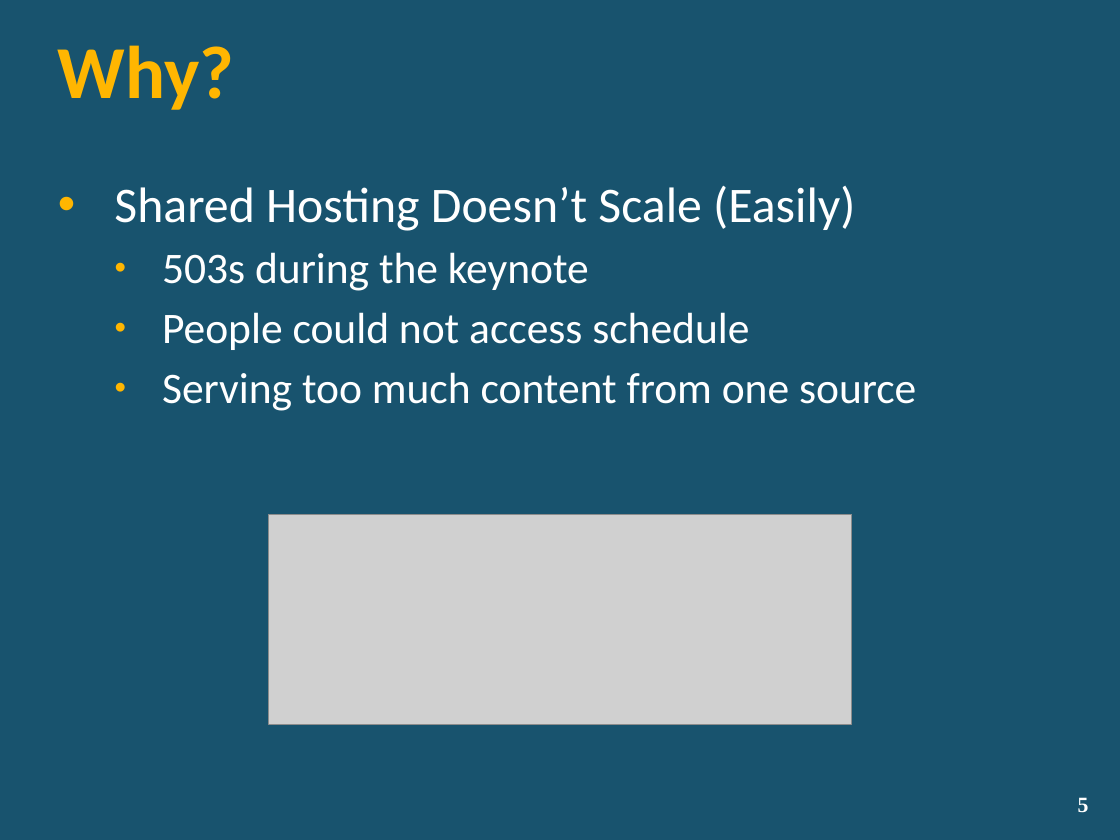
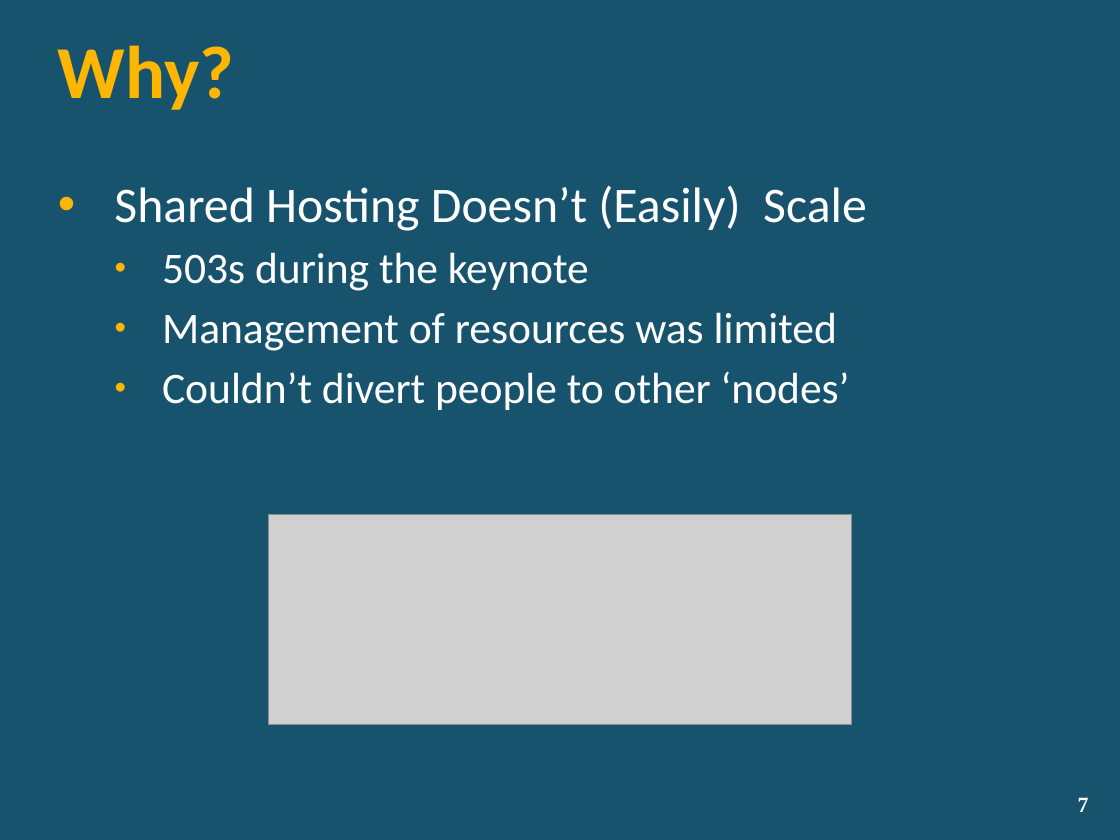
Before and after one commit to lozanotek/cloudscale, a slide deck: slide 7 of slides/CloudScale.pptx (slide 5 before the commit). Drawn at 1120x840 pixels with LibreOffice and Linux fonts; fonts in the diff are those of the drawing; grey boxes stand for pictures; background and template pictures are left out. Boxes give left, top, right and bottom in pixels: in the first picture for what was removed or moved away, otherwise in the second. Text is boxed around its words. In the diff, an @@ line names an element or a change of style, - is before the commit and + after.

Commit message:
Updated slides

```diff
--- a/slides/CloudScale.pptx
+++ b/slides/CloudScale.pptx
@@ text at (x1=114, y1=185, x2=867, y2=231): text changed @@
-• Shared Hosting Doesn’t Scale (Easily)
+• Shared Hosting Doesn’t (Easily) Scale
@@ text at (x1=162, y1=312, x2=850, y2=410): text changed @@
-  • People could not access schedule
-  • Serving too much content from one source
+  • Management of resources was limited
+  • Couldn’t divert people to other ‘nodes’
@@ page number at (x1=1078, y1=797, x2=1089, y2=812): text changed @@
-5
+7
```
Also in this commit, not shown: 1 other slide changed, 5 slides added.
